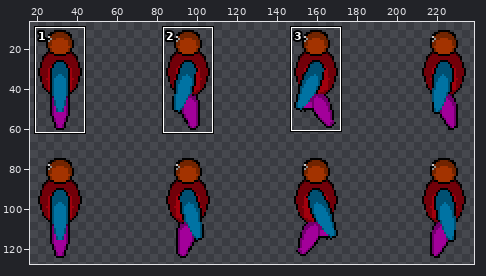
One commit to this sprite sheet: samples/bigboi/render/bigboi_spritesheet_side.png. Above, an overview of the earlier version with the close-up marked.
Close-up. The starting point:
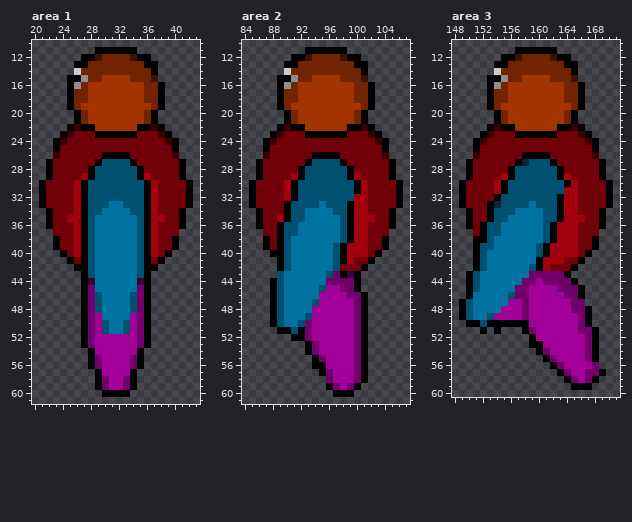
The file is 256x128 pixels. Shown: area 1: x 20..43, y 10..61; area 2: x 84..107, y 10..61; area 3: x 148..171, y 10..60. The wide view leaves out empty margins. The commit also changed other parts of the picture, which this record leaves out.
New version:
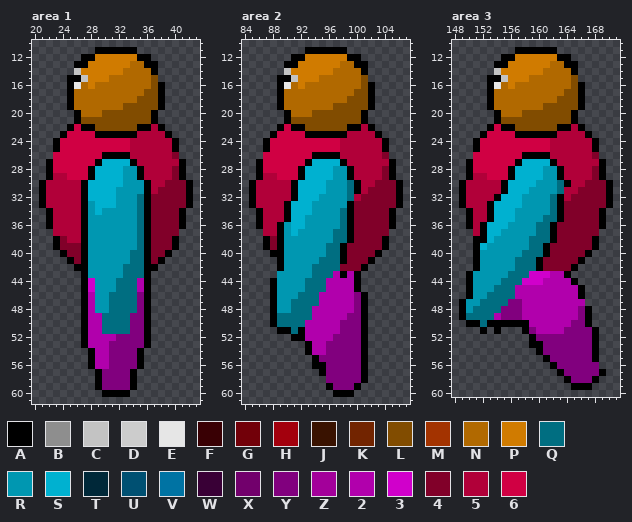
Palette (. is transparent): A #000000  B #8e8e8e  C #c3c3c3  D #cccccc  E #e6e6e6  F #390004  G #720009  H #a3000d  J #391200  K #722400  L #814c00  M #a33300  N #b16900  P #d07b00  Q #006e81  R #0097b1  S #00b1d0  T #002839  U #005072  V #0073a3  W #390036  X #72006c  Y #81007e  Z #a3009a  2 #b100ac  3 #d000cb  4 #810029  5 #b10039  6 #d00043
Difference:
Changed rows in their new state; - is an unchanged pixel.
Area 1:
first column x 22:
12 -------PPPPPP-------
13 ------PPPPPPNN------
14 ----CPPPPPPNNNN-----
15 -----CPPPNNNNNNL----
16 ----ENPNNNNNNNNL----
17 ----NNNNNNNNNNLL----
18 ----NNNNNNNNNLLL----
19 ----NNNNNNNLLLLL----
20 -----NNNLLLLLLL-----
21 -----LLLLLLLLLL-----
22 ----6--LLLLLL--5----
23 ---6666------5555---
24 --6666666666555555--
25 --6666666666555555--
26 -6666666----5555554-
27 -666666-SSSS-555555-
28 -66666-SSSSRR-55554-
29 -55666-SSSSRR-55554-
30 55555-SSSSSRRR-55444
31 55555-SSSSRRRR-54444
32 55555-SSSSRRRQ-44444
33 55555-RSSSRRRQ-44444
34 -5555-RSRRRRRQ-4444-
35 -5555-RRRRRRRQ-4444-
36 -5555-RRRRRRRQ-4444-
37 -5555-RRRRRRRQ-4444-
38 --455-RRRRRRRQ-444--
39 --444-RRRRRRRQ-444--
40 ---44-RRRRRRQQ-44---
41 ----4-RRRRRRQQ-4----
42 ------RRRRRQQQ------
43 ------RRRRRQQQ------
44 ------3RRRQQQ2------
45 ------3RRRQQQ2------
46 ------2RRQQQQY------
47 ------2RRQQQQY------
48 ------2RRQQQQY------
49 ------22QQQQYY------
50 ------22QQQQYY------
51 ------22QQQQYY------
52 ------2222YYYY------
53 ------222YYYYY------
54 -------22YYYY-------
55 -------22YYYY-------
56 -------22YYYY-------
57 --------YYYY--------
58 --------YYYY--------
59 --------YYYY--------
Area 2:
first column x 86:
12 -------PPPPPP-------
13 ------PPPPPPNN------
14 ----CPPPPPPNNNN-----
15 -----CPPPNNNNNNL----
16 ----ENPNNNNNNNNL----
17 ----NNNNNNNNNNLL----
18 ----NNNNNNNNNLLL----
19 ----NNNNNNNLLLLL----
20 -----NNNLLLLLLL-----
21 -----LLLLLLLLLL-----
22 ----6--LLLLLL--5----
23 ---6666------5555---
24 --6666666666555555--
25 --6666666666555555--
26 -6666666----5555554-
27 -666666-SSSS-555555-
28 -66666-SSSSRR-55554-
29 -55666-SSSSRR-55554-
30 55555-SSSSRRRQ-55444
31 55555-SSSSRRRQ-54444
32 55555-SSSRRRRQ544444
33 5555-SSSRRRRR-444444
34 -555-SSSRRRRQ-44444-
35 -555-SSRRRRRQ-44444-
36 -55-RSSRRRRRQ-44444-
37 -55-RSRRRRRQQ-44444-
38 --4-RRRRRRRQQ-4444--
39 --4-RRRRRRQQ-44444--
40 ----RRRRRRQQ-4444---
41 ----RRRRRQQQ-444----
42 ----RRRRQQQQ444-----
43 ---RRRRRQQQ2-2------
44 ---RRRRQQQ2222------
45 ---RRRRQQQ2222------
46 ---RRRQQQ22222Y-----
47 ---RRQQQQ22222Y-----
48 ---RRQQQ222222Y-----
49 ---QQQQQ22222YY-----
50 ---QQQQ22222YYY-----
51 -----Q-22222YYY-----
52 -------2222YYYY-----
53 --------22YYYYY-----
54 --------22YYYYY-----
55 ---------YYYYYY-----
56 ----------YYYYY-----
57 ----------YYYYY-----
58 ----------YYYYY-----
59 -----------YYY------
Area 3:
first column x 150:
12 -------PPPPPP-------
13 ------PPPPPPNN------
14 ----CPPPPPPNNNN-----
15 -----CPPPNNNNNNL----
16 ----ENPNNNNNNNNL----
17 ----NNNNNNNNNNLL----
18 ----NNNNNNNNNLLL----
19 ----NNNNNNNLLLLL----
20 -----NNNLLLLLLL-----
21 -----LLLLLLLLLL-----
22 ----6--LLLLLL--5----
23 ---6666------5555---
24 --6666666666555555--
25 --6666666666555555--
26 -6666666----5555554-
27 -666666-SSSS-555555-
28 -66666-SSSSRR-55554-
29 -55666-SSSSRR-55554-
30 55555-SSSSRRRQ-55444
31 55555-SSSRRRRQ554444
32 5555-SSSRRRRQ-544444
33 555-SSSSRRRRQ-444444
34 -55-SSSRRRRRQ-44444-
35 -55-SSSRRRRQQ-44444-
36 -5-SSSRRRRQQ-444444-
37 -5-SSRRRRRQQ-444444-
38 ---SRRRRRQQQ-44444--
39 --SRRRRRRQQ-444444--
40 --RRRRRRQQQ-44444---
41 --RRRRRQQQ-44444----
42 --RRRRRQQQ-4444-----
43 -RRRRRQQQ33322------
44 -RRRRQQQ3332222-----
45 -RRRQQQ222222222----
46 -RRQQQQ222222222----
47 RRQQQQYY222222222---
48 RQQQQYYY22222222Y---
49 QQQQ2YYY22222222Y---
50 --Q------222222YY---
51 ---------Y2222YYYY--
52 ----------YYYYYYYY--
53 -----------YYYYYYY--
54 -----------YYYYYYY--
55 ------------YYYYYY--
56 -------------YYYYYY-
57 --------------YYYYY-
58 ---------------YYY--
Pixel boxes of the changes (left, top, right, bottom) in both close-ups:
changed: (46, 54, 186, 390)
changed: (256, 54, 396, 390)
changed: (466, 54, 606, 383)
